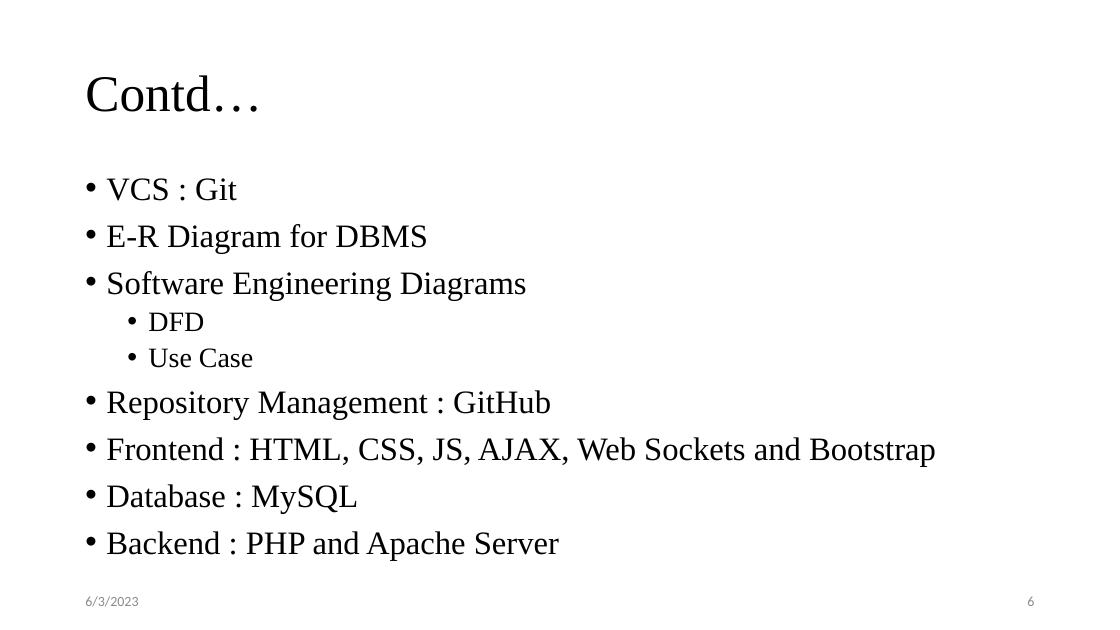
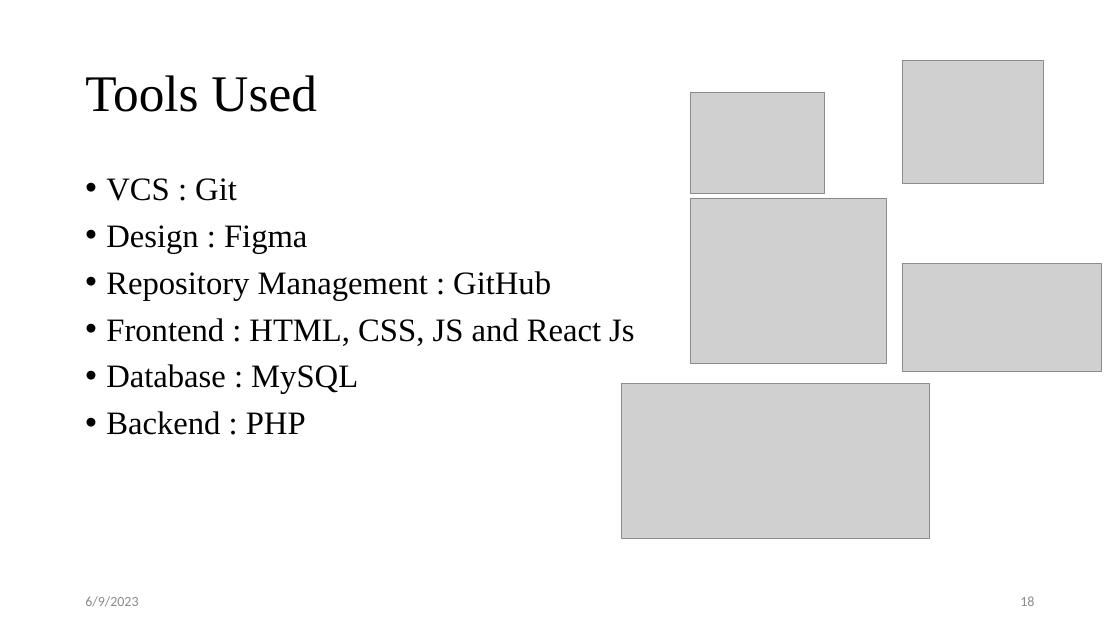
Before and after one commit to sushantbramhacharya/CodeConnect, a slide deck: slide 19 of Defense of Project Slides.pptx (slide 7 before the commit). Drawn at 1120x630 pixels with LibreOffice and Linux fonts; fonts in the diff are those of the drawing; grey boxes stand for pictures. Boxes give left, top, right and bottom in pixels: in the first picture for what was removed or moved away, otherwise in the second. Text is boxed around its words. In the diff, an @@ line names an element or a change of style, - is before the commit and + after.

```diff
--- a/Defense of Project Slides.pptx
+++ b/Defense of Project Slides.pptx
@@ title at box(85, 75, 316, 112): text changed @@
-Contd…
+Tools Used
@@ picture added at box(902, 60, 1044, 183) @@
@@ picture added at box(690, 92, 824, 193) @@
@@ picture added at box(690, 198, 886, 364) @@
@@ text at box(106, 225, 307, 253): text changed @@
-• E-R Diagram for DBMS
-• Software Engineering Diagrams
-  • DFD
-  • Use Case
+• Design : Figma
@@ picture added at box(902, 264, 1102, 371) @@
@@ text at box(106, 318, 634, 346): text changed @@
-• Frontend : HTML, CSS, JS, AJAX, Web Sockets and Bootstrap
+• Frontend : HTML, CSS, JS and React Js
@@ picture added at box(622, 384, 930, 539) @@
@@ text at box(106, 411, 306, 435): text changed @@
-• Backend : PHP and Apache Server
+• Backend : PHP
@@ text at box(85, 596, 138, 607): text changed @@
-6/3/2023
+6/9/2023
@@ page number at box(1020, 596, 1034, 606): text changed @@
-6
+18
```
Also in this commit, not shown: 9 other slides changed, 13 slides added, 8 other files.
